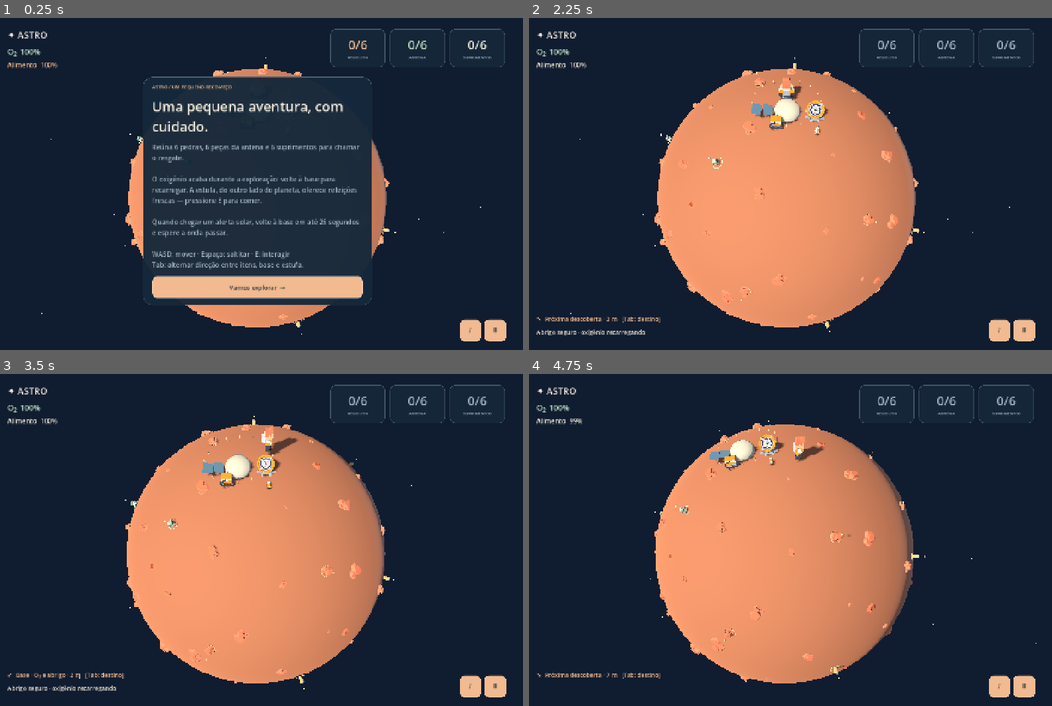
Above: before the commit, frames 1-4 (two rows, left to right).
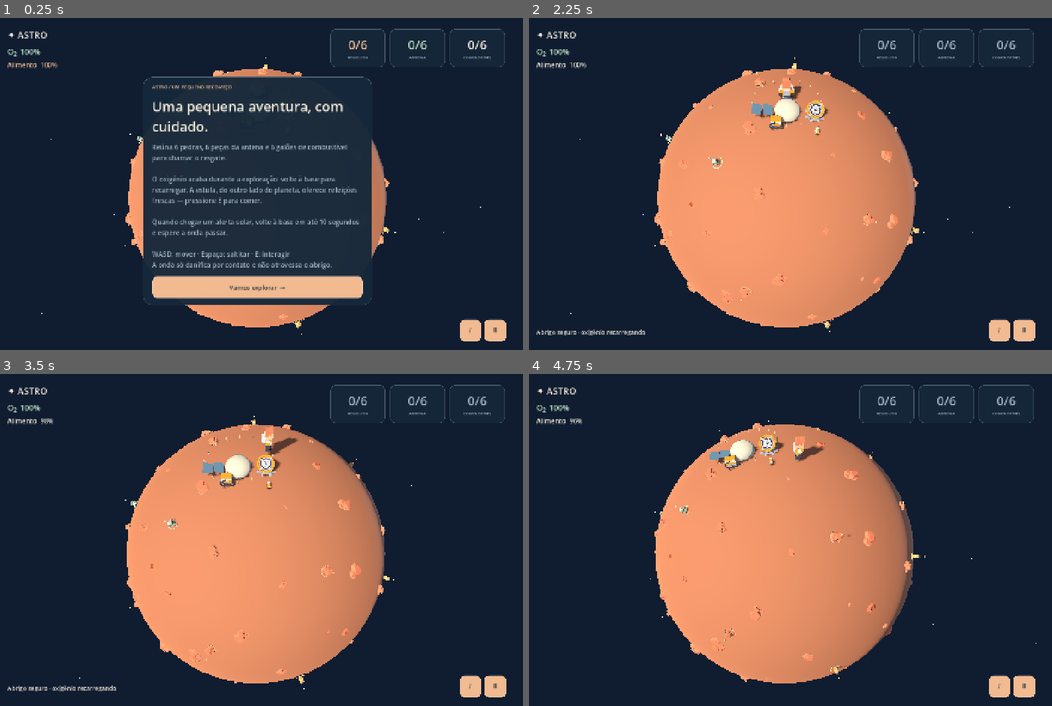
Above: after the commit, the same moments.

Repository: EduardoFagionatoFonseca/astro-missao-recomeco
Game: Godot game, scene res://scenes/main.tscn
Two runs of this game, one before a commit and one after it. Both use one fixed random seed, a clock stepped at 60 frames per second and the inputs below.
Inputs:
- Up to frame 1 (0.25 s): no input
- Up to frame 2 (2.25 s): click "Ⅱ" at 0.5 s; click "♪" at 1.25 s; click "Vamos explorar →" at 2 s
- Up to frame 3 (3.5 s): tap Enter at 2.75 s; hold D from 2.78 s (still down); tap Tab at 2.85 s; tap Space at 3.02 s
- Up to frame 4 (4.75 s): release D at 3.53 s; hold S 3.53-4.28 s; tap Tab at 3.6, 4.55 s; tap Space at 3.77 s; hold D from 4.28 s (still down); hold Shift from 4.28 s (still down)

The runs differ from the first frame. In frame 1, 0.6% of the frame differs, in the area x 29-95%, y 11-94%; in frame 2, 0.3%; in frame 3, 0.3%; in frame 4, 0.3%.

Commit message:
Add contact-only solar wave, faster survival depletion, original music, warning audio and rescue fuel

Diff:
--- a/scripts/main.gd
+++ b/scripts/main.gd
@@ -3,6 +3,13 @@
 
 const R := 12.0
 const TOTAL := 18
+const OXYGEN_RATE := 3.4
+const FOOD_RATE := 1.8
+const SOLAR_WARNING := 10.0
+const SOLAR_DURATION := 10.0
+const SOLAR_INTERVAL := 45.0
+const WAVE_HALF_WIDTH := 0.055
+const SHELTER_RADIUS := 3.1
 const CREAM := Color("f0e9d9")
 const MUTED := Color("a3b7c4")
 const PEACH := Color("f2ba90")
@@ -33,7 +40,6 @@
 var pause_panel: PanelContainer
 var counts: Array[Label] = []
 var tip_label: Label
-var compass_label: Label
 var toast_label: Label
 var toast_time := 0.0
 var music: AudioStreamPlayer
@@ -50,18 +56,25 @@
 var garden_normal := Vector3(0.9, -0.15, -0.5).normalized()
 var solar_clock := 0.0
 var solar_phase := "calm"
-var solar_remaining := 70.0
+var solar_remaining := SOLAR_INTERVAL
 var oxygen_label: Label
 var food_label: Label
 var solar_label: Label
-var navigation := 0
 var rescues := 0
 var solar_wave: MeshInstance3D
+var wave_hit := false
+var alert_audio: AudioStreamPlayer
+var wave_audio: AudioStreamPlayer
+var oxygen_low := false
+var food_low := false
+var oxygen_critical := false
+var food_critical := false
+var vital_alert: Label
 
 func _ready() -> void:
 	rng.seed = 60318
 	auto_check = "--smoke-test" in OS.get_cmdline_user_args()
-	capture = "--capture" in OS.get_cmdline_user_args() or "--capture-intro" in OS.get_cmdline_user_args()
+	capture = "--capture" in OS.get_cmdline_user_args() or "--capture-intro" in OS.get_cmdline_user_args() or "--capture-wave" in OS.get_cmdline_user_args()
 	_build_environment()
 	_build_planet()
 	_build_camp()
@@ -84,6 +97,9 @@
 	_build_audio()
 	if auto_check or (capture and not "--capture-intro" in OS.get_cmdline_user_args()):
 		_start()
+	if "--capture-wave" in OS.get_cmdline_user_args():
+		solar_phase = "active"
+		solar_clock = 6.0
 	if auto_check:
 		_assert_world()
 		_assert_survival()
@@ -214,13 +230,13 @@
 		var n := Vector3(sin(angle) * 0.22, 1.0, cos(angle) * 0.22).normalized()
 		var root := _surface(n)
 		_cylinder(root, 0.045, 0.23, Color("eac49e"), Vector3(0, 0.12, 0))
-	var wave_mesh := TorusMesh.new()
-	wave_mesh.inner_radius = R + 0.05
-	wave_mesh.outer_radius = R + 0.18
-	wave_mesh.rings = 72
-	wave_mesh.ring_segments = 8
-	solar_wave = _mesh(self, wave_mesh, PEACH)
-	solar_wave.material_override = _material(Color("efac76"), 0.5)
+	solar_wave = MeshInstance3D.new()
+	add_child(solar_wave)
+	var wave_material := _material(Color("efac76"), 0.6)
+	wave_material.cull_mode = BaseMaterial3D.CULL_DISABLED
+	wave_material.shading_mode = BaseMaterial3D.SHADING_MODE_UNSHADED
+	solar_wave.material_override = wave_material
+	solar_wave.cast_shadow = GeometryInstance3D.SHADOW_CASTING_SETTING_OFF
 	solar_wave.hide()
 
 func _fibonacci(i: int, count: int) -> Vector3:
@@ -278,8 +294,9 @@
 			_box(visual, Vector3(0.34, 0.42, 0.28), MINT, Vector3(0, 0.23, 0))
 			_box(visual, Vector3(0.36, 0.1, 0.3), Color("607c77"), Vector3(0, 0.28, 0))
 		else:
-			_cylinder(visual, 0.17, 0.46, Color("d9bc84"), Vector3(0, 0.24, 0))
-			_cylinder(visual, 0.12, 0.08, Color("7e9da4"), Vector3(0, 0.5, 0))
+			_box(visual, Vector3(0.35, 0.48, 0.25), Color("e2ad68"), Vector3(0, 0.24, 0))
+			_box(visual, Vector3(0.18, 0.08, 0.17), Color("576d76"), Vector3(0.06, 0.51, 0))
+			_box(visual, Vector3(0.37, 0.08, 0.27), Color("f1d7aa"), Vector3(0, 0.25, 0))
 		var ring_mesh := TorusMesh.new()
 		ring_mesh.inner_radius = 0.38
 		ring_mesh.outer_radius = 0.42
@@ -293,7 +310,8 @@
 func _process(delta: float) -> void:
 	check_time += delta
 	if capture and check_time > 2.0:
-		get_viewport().get_texture().get_image().save_png("res://docs/preview.png")
+		var capture_path := "res://docs/solar-preview.png" if "--capture-wave" in OS.get_cmdline_user_args() else "res://docs/preview.png"
+		get_viewport().get_texture().get_image().save_png(capture_path)
 		get_tree().quit()
 	if auto_check and check_time > 0.4:
 		for i in range(TOTAL):
@@ -373,7 +391,7 @@
 	if near >= 0:
 		var distance := acos(clampf(normal.dot(items[near].normal), -1, 1)) * R
 		if distance < 1.25:
-			tip_label.text = "[ E ] Recolher " + ["pedra de regolito", "peça da antena", "cápsula de suprimentos"][items[near].kind]
+			tip_label.text = "[ E ] Recolher " + ["pedra de regolito", "peça da antena", "galão de combustível"][items[near].kind]
 		else:
 			tip_label.text = "WASD / setas: caminhar   ·   Espaço: saltitar   ·   E: recolher"
 	if ship_landed:
@@ -393,8 +411,6 @@
 	found[item.kind] += 1
 	collected += 1
 	_chime(660.0 + item.kind * 110.0)
-	var messages := ["Regolito guardado. Mais proteção para nosso abrigo.", "Uma peça a mais. O sinal da antena está ficando mais forte.", "Suprimentos encontrados. Podemos esperar o resgate com tranquilidade."]
-	_toast(messages[item.kind])
 	if collected == TOTAL:
 		_begin_rescue()
 
@@ -436,8 +452,6 @@
 			hop_velocity = 2.4
 		if event.physical_keycode == KEY_E:
 			_interact()
-		if event.physical_keycode == KEY_TAB:
-			navigation = (navigation + 1) % 3
 
 func _interact() -> void:
 	if _at_garden() and food < 99.0:
@@ -453,54 +467,117 @@
 		_collect(near)
 
 func _at_camp() -> bool:
-	return normal.dot(camp_normal) > cos(2.7 / R)
+	return normal.dot(camp_normal) > cos(SHELTER_RADIUS / R)
 
 func _at_garden() -> bool:
 	return normal.dot(garden_normal) > cos(2.4 / R)
 
 func _update_survival(delta: float) -> void:
 	if _at_camp():
-		oxygen = minf(100.0, oxygen + delta * 22.0)
-		exposure = maxf(0.0, exposure - delta * 20.0)
+		oxygen = minf(100.0, oxygen + delta * 25.0)
 	else:
-		oxygen = maxf(0.0, oxygen - delta * 1.5)
-	food = maxf(0.0, food - delta * 0.55)
+		oxygen = maxf(0.0, oxygen - delta * OXYGEN_RATE)
+	food = maxf(0.0, food - delta * FOOD_RATE)
+	exposure = maxf(0.0, exposure - delta * 5.0)
+	var previous_clock := solar_clock
 	solar_clock += delta
 	if solar_phase == "calm":
-		solar_remaining = 70.0 - solar_clock
+		solar_remaining = SOLAR_INTERVAL - solar_clock
 		if solar_remaining <= 0.0:
 			solar_phase = "warning"
 			solar_clock = 0.0
-			solar_remaining = 25.0
-			_toast("Alerta solar! Você tem 25 segundos para voltar ao abrigo da base.")
+			solar_remaining = SOLAR_WARNING
+			_play_warning()
 	elif solar_phase == "warning":
-		solar_remaining = 25.0 - solar_clock
+		solar_remaining = SOLAR_WARNING - solar_clock
+		if floori(previous_clock) != floori(solar_clock): _play_warning()
 		if solar_remaining <= 0.0:
 			solar_phase = "active"
 			solar_clock = 0.0
-			solar_remaining = 20.0
-			_toast("Onda de radiação em curso. Permaneça na base até o sinal verde.")
+			solar_remaining = SOLAR_DURATION
+			wave_hit = false
+			if not muted: wave_audio.play()
 	else:
-		solar_remaining = 20.0 - solar_clock
-		if not _at_camp(): exposure = minf(100.0, exposure + delta * 9.0)
+		solar_remaining = SOLAR_DURATION - solar_clock
+		if not wave_hit and _wave_contact(normal, previous_clock, solar_clock):
+			wave_hit = true
+			oxygen = maxf(0, oxygen - 35.0)
+			food = maxf(0, food - 12.0)
+			exposure = 60.0
+			_chime(150)
 		if solar_remaining <= 0.0:
 			solar_phase = "calm"
 			solar_clock = 0.0
-			solar_remaining = 70.0
-			exposure = 0.0
-			_toast("A onda passou. É seguro explorar novamente.")
+			solar_remaining = SOLAR_INTERVAL
+			wave_audio.stop()
 	solar_wave.visible = solar_phase == "active"
-	if solar_wave.visible:
-		var latitude := cos(clampf(solar_clock / 20.0, 0, 1) * PI)
-		solar_wave.position.y = latitude * R
-		var ring_scale := maxf(0.03, sqrt(maxf(0, 1.0 - latitude * latitude)))
-		solar_wave.scale = Vector3(ring_scale, 1, ring_scale)
+	if solar_wave.visible: _draw_wave()
 	if oxygen <= 0.0:
-		_emergency_return("Oxigênio esgotado. O traje levou você de volta ao abrigo.")
+		_emergency_return("Oxigênio esgotado. Retorno de emergência ao abrigo.")
 	elif food <= 0.0:
-		_emergency_return("Você ficou sem energia. Após descansar, visite a estufa para comer.")
-	elif exposure >= 100.0:
-		_emergency_return("Exposição solar alta. Retorno de emergência ao abrigo.")
+		_emergency_return("Alimento esgotado. Visite a estufa após descansar.")
+	_resource_warnings()
+
+func _wave_contact(at: Vector3, from_time: float, to_time: float) -> bool:
+	# Sweep across the actual front, so a fast frame cannot skip a collision.
+	if at.dot(camp_normal) >= cos(SHELTER_RADIUS / R): return false
+	var angle := acos(clampf(at.dot(-camp_normal), -1, 1))
+	var before := clampf(from_time / SOLAR_DURATION, 0, 1) * PI
+	var after := clampf(to_time / SOLAR_DURATION, 0, 1) * PI
+	return angle >= before - WAVE_HALF_WIDTH and angle <= after + WAVE_HALF_WIDTH
+
+func _wave_point(angle: float, azimuth: float) -> Vector3:
+	var axis := -camp_normal
+	var tangent := Vector3.RIGHT.slide(axis).normalized()
+	var bitangent := axis.cross(tangent).normalized()
+	return (axis * cos(angle) + (tangent * cos(azimuth) + bitangent * sin(azimuth)) * sin(angle)).normalized()
+
+func _draw_wave() -> void:
+	# Begins on the opposite hemisphere; the shelter is cut out of the mesh.
+	var angle := clampf(solar_clock / SOLAR_DURATION, 0, 1) * PI
+	var vertices := PackedVector3Array()
+	for i in range(128):
+		var a := TAU * i / 128.0
+		var b := TAU * (i + 1) / 128.0
+		var points := [
+			_wave_point(maxf(0.001, angle - WAVE_HALF_WIDTH), a),
+			_wave_point(minf(PI - 0.001, angle + WAVE_HALF_WIDTH), a),
+			_wave_point(minf(PI - 0.001, angle + WAVE_HALF_WIDTH), b),
+			_wave_point(maxf(0.001, angle - WAVE_HALF_WIDTH), b)]
+		var protected := false
+		for point: Vector3 in points:
+			if point.dot(camp_normal) >= cos((SHELTER_RADIUS + 0.15) / R): protected = true
+		if protected: continue
+		for index in [0, 1, 2, 0, 2, 3]: vertices.append(points[index] * (R + 0.09))
+	if vertices.is_empty():
+		solar_wave.mesh = null
+		return
+	var arrays := []
+	arrays.resize(Mesh.ARRAY_MAX)
+	arrays[Mesh.ARRAY_VERTEX] = vertices
+	var mesh := ArrayMesh.new()
+	mesh.add_surface_from_arrays(Mesh.PRIMITIVE_TRIANGLES, arrays)
+	solar_wave.mesh = mesh
+
+func _resource_warnings() -> void:
+	if oxygen <= 35.0 and not oxygen_low:
+		oxygen_low = true
+		_play_warning()
+	if food <= 30.0 and not food_low:
+		food_low = true
+		_play_warning()
+	if oxygen <= 15.0 and not oxygen_critical:
+		oxygen_critical = true
+		_play_warning()
+	if food <= 15.0 and not food_critical:
+		food_critical = true
+		_play_warning()
+	if oxygen > 40.0:
+		oxygen_low = false
+		oxygen_critical = false
+	if food > 40.0:
+		food_low = false
+		food_critical = false
 
 func _emergency_return(reason: String) -> void:
 	rescues += 1
@@ -589,7 +666,7 @@
 	objectives.position = Vector2(917, 30)
 	objectives.add_theme_constant_override("separation", 12)
 	root.add_child(objectives)
-	var names := ["REGOLITO", "ANTENA", "SUPRIMENTOS"]
+	var names := ["REGOLITO", "ANTENA", "COMBUSTÍVEL"]
 	for i in range(3):
 		var card := PanelContainer.new()
 		card.custom_minimum_size = Vector2(150, 100)
@@ -610,9 +687,11 @@
 	solar_label.horizontal_alignment = HORIZONTAL_ALIGNMENT_CENTER
 	solar_label.autowrap_mode = TextServer.AUTOWRAP_WORD_SMART
 	root.add_child(solar_label)
-	compass_label = _label("", 16, PEACH)
-	compass_label.position = Vector2(42, 804)
-	root.add_child(compass_label)
+	vital_alert = _label("", 18, PEACH)
+	vital_alert.position = Vector2(42, 155)
+	vital_alert.size = Vector2(290, 90)
+	vital_alert.autowrap_mode = TextServer.AUTOWRAP_WORD_SMART
+	root.add_child(vital_alert)
 	tip_label = _label("", 16, CREAM)
 	tip_label.position = Vector2(42, 840)
 	root.add_child(tip_label)
@@ -630,9 +709,9 @@
 	mute_button.position = Vector2(1268, 817)
 	mute_button.custom_minimum_size.x = 54
 	root.add_child(mute_button)
-	intro = _modal("Uma pequena aventura, com cuidado.", "Reúna 6 pedras, 6 peças da antena e 6 suprimentos para chamar o resgate.\n\nO oxigênio acaba durante a exploração: volte à base para recarregar. A estufa, do outro lado do planeta, oferece refeições frescas — pressione E para comer.\n\nQuando chegar um alerta solar, volte à base em até 25 segundos e espere a onda passar.\n\nWASD: mover · Espaço: saltitar · E: interagir\nTab: alternar direção entre itens, base e estufa.")
+	intro = _modal("Uma pequena aventura, com cuidado.", "Reúna 6 pedras, 6 peças da antena e 6 galões de combustível para chamar o resgate.\n\nO oxigênio acaba durante a exploração: volte à base para recarregar. A estufa, do outro lado do planeta, oferece refeições frescas — pressione E para comer.\n\nQuando chegar um alerta solar, volte à base em até 10 segundos e espere a onda passar.\n\nWASD: mover · Espaço: saltitar · E: interagir\nA onda só danifica por contato e não atravessa o abrigo.")
 	intro.get_child(0).add_child(_button("Vamos explorar  →", _start))
-	pause_panel = _modal("Uma pausa entre as estrelas.", "WASD ou setas: caminhar\nEspaço: saltitar · E: recolher, comer ou embarcar\nTab: apontar para itens, base ou estufa\nShift: andar mais rápido · Esc: pausar\n\nA base repõe oxigênio e protege da radiação.\nA estufa fornece alimentos, mas não é um abrigo solar.")
+	pause_panel = _modal("Uma pausa entre as estrelas.", "WASD ou setas: caminhar\nEspaço: saltitar · E: recolher, comer ou embarcar\nOxigênio: cerca de 29 s fora da base · comida: cerca de 56 s\nShift: andar mais rápido · Esc: pausar\n\nA base repõe oxigênio e bloqueia a onda de radiação.\nA estufa fornece alimentos, mas não é um abrigo solar.")
 	pause_panel.get_child(0).add_child(_button("Continuar explorando  →", _toggle_pause))
 	pause_panel.hide()
 	ending = _modal("Toda pequena descoberta conta.", "Você reuniu materiais para o resgate e cuidou das reservas do traje.\n\nOxigênio exige planejamento de ida e volta. Alimentos sustentam a exploração. Um abrigo adequado protege da radiação.\n\nSua viagem de volta para casa começa agora.")
@@ -647,6 +726,9 @@
 	if not playing or won: return
 	paused = not paused
 	pause_panel.visible = paused
+	music.stream_paused = paused
+	wave_audio.stream_paused = paused
+	alert_audio.stream_paused = paused
 
 func _update_hud(delta: float) -> void:
 	for i in range(3):
@@ -656,42 +738,29 @@
 	food_label.text = "Alimento  " + str(ceili(food)) + "%"
 	oxygen_label.add_theme_color_override("font_color", PEACH if oxygen < 35 else MINT)
 	food_label.add_theme_color_override("font_color", PEACH if food < 30 else CREAM)
+	var warnings := PackedStringArray()
+	if oxygen <= 35: warnings.append("O₂ baixo! Volte à base.")
+	if food <= 30: warnings.append("Fome! Coma na estufa.")
+	if exposure > 0: warnings.append("Onda atingiu o traje: −35 O₂")
+	vital_alert.text = "\n".join(warnings)
+	if oxygen <= 15 or food <= 15:
+		vital_alert.modulate.a = 0.65 + 0.35 * sin(elapsed * 7.0)
+	else: vital_alert.modulate.a = 1.0
 	solar_label.text = ""
 	if solar_phase == "warning":
 		solar_label.text = "☼ ALERTA SOLAR · " + str(ceili(solar_remaining)) + " s para buscar abrigo"
 	elif solar_phase == "active":
-		solar_label.text = ("☼ PROTEGIDO NA BASE" if _at_camp() else "☼ RADIAÇÃO · VOLTE À BASE") + " · " + str(ceili(solar_remaining)) + " s"
+		solar_label.text = ("☼ ABRIGO PROTEGIDO" if _at_camp() else "☼ ONDA SOLAR · EVITE CONTATO") + " · " + str(ceili(solar_remaining)) + " s"
 	toast_time = maxf(0, toast_time - delta)
 	toast_label.modulate.a = minf(1.0, toast_time)
-	var near := _nearest()
-	var target := Vector3.ZERO
-	var target_name := "Próxima descoberta"
-	if near >= 0: target = items[near].normal
-	if navigation == 1 or oxygen < 35 or solar_phase != "calm":
-		target = camp_normal
-		target_name = "Base · O₂ e abrigo"
-	elif navigation == 2 or food < 30:
-		target = garden_normal
-		target_name = "Estufa · alimento"
-	if ship != null and solar_phase == "calm" and oxygen >= 35:
-		target = ship_normal
-		target_name = "Nave de resgate"
-	if target != Vector3.ZERO:
-		var direction: Vector3 = target.slide(normal).normalized()
-		var right := camera.global_basis.x.slide(normal).normalized()
-		var up := camera.global_basis.y.slide(normal).normalized()
-		var angle := rad_to_deg(atan2(direction.dot(right), direction.dot(up)))
-		var arrows := ["↑", "↗", "→", "↘", "↓", "↙", "←", "↖"]
-		var arrow_index := posmod(roundi(angle / 45.0), 8)
-		var distance := acos(clampf(normal.dot(target), -1, 1)) * R
-		compass_label.text = arrows[arrow_index] + "  " + target_name + " · " + str(roundi(distance)) + " m   [Tab: destino]"
-
 func _toast(message: String) -> void:
 	toast_label.text = message
 	toast_time = 5.0
 
 func _finish() -> void:
 	won = true
+	wave_audio.stop()
+	alert_audio.stop()
 	avatar.visible = false
 	ending.show()
 	_chime(1046.5)
@@ -703,25 +772,62 @@
 	var duration := 16
 	var data := PackedByteArray()
 	data.resize(rate * duration * 2)
-	var notes := [130.81, 164.81, 196.0, 261.63]
+	# Original 32-note melody, soft bass and bell harmonics; no third-party audio.
+	var melody := [72, 76, 79, 76, 74, 72, 67, 69, 72, 76, 79, 83, 81, 79, 76, 74, 69, 72, 76, 79, 77, 76, 72, 69, 67, 71, 74, 79, 76, 74, 72, 67]
+	var bass := [48, 45, 53, 43]
 	for i in range(rate * duration):
 		var t := float(i) / rate
-		var wave := 0.0
-		for n in notes:
-			wave += sin(TAU * n * t) * (0.6 + 0.4 * sin(TAU * t / 8.0))
-		var envelope := pow(sin(PI * t / duration), 2.0)
-		data.encode_s16(i * 2, int(wave * envelope * 340))
-	var stream := AudioStreamWAV.new()
-	stream.format = AudioStreamWAV.FORMAT_16_BITS
-	stream.mix_rate = rate
-	stream.data = data
-	stream.loop_mode = AudioStreamWAV.LOOP_FORWARD
-	stream.loop_end = rate * duration
-	music.stream = stream
+		var beat := int(t * 2.0) % 32
+		var local := fmod(t, 0.5)
+		var frequency := 440.0 * pow(2.0, (melody[beat] - 69.0) / 12.0)
+		var envelope := (1.0 - exp(-local * 90.0)) * exp(-local * 6.0)
+		var bell := (sin(TAU * frequency * local) + 0.25 * sin(TAU * frequency * 2 * local)) * envelope
+		var low := 440.0 * pow(2.0, (bass[int(t / 4) % 4] - 69.0) / 12.0)
+		var pad_envelope := pow(sin(PI * t / duration), 2.0)
+		var wave := bell * 0.38 + sin(TAU * low * t) * pad_envelope * 0.13
+		data.encode_s16(i * 2, int(wave * 12500))
+	music.stream = _audio_stream(data, true)
 	music.volume_db = -10
 	music.play()
 	sound = AudioStreamPlayer.new()
 	add_child(sound)
+	alert_audio = AudioStreamPlayer.new()
+	add_child(alert_audio)
+	var alarm := PackedByteArray()
+	alarm.resize(11025 * 2)
+	for i in range(11025):
+		var t := float(i) / rate
+		var f := 740.0 if t < 0.22 else 990.0
+		var envelope := minf(1.0, t * 80) * minf(1.0, (0.5 - t) * 40)
+		alarm.encode_s16(i * 2, int(sin(TAU * f * t) * envelope * 4200))
+	alert_audio.stream = _audio_stream(alarm)
+	wave_audio = AudioStreamPlayer.new()
+	add_child(wave_audio)
+	var rumble := PackedByteArray()
+	rumble.resize(rate * 2 * 2)
+	var filtered := 0.0
+	for i in range(rate * 2):
+		var t := float(i) / rate
+		var noise := sin(i * 127.1) * sin(i * 311.7)
+		filtered = filtered * 0.94 + noise * 0.06
+		var envelope := pow(sin(PI * t / 2.0), 2.0)
+		var wave := (filtered * 0.6 + sin(TAU * 65 * t) * 0.15 + sin(TAU * 97 * t) * 0.1) * envelope
+		rumble.encode_s16(i * 2, int(wave * 12000))
+	wave_audio.stream = _audio_stream(rumble, true)
+	wave_audio.volume_db = -5
+
+func _audio_stream(data: PackedByteArray, loop := false) -> AudioStreamWAV:
+	var stream := AudioStreamWAV.new()
+	stream.format = AudioStreamWAV.FORMAT_16_BITS
+	stream.mix_rate = 22050
+	stream.data = data
+	if loop:
+		stream.loop_mode = AudioStreamWAV.LOOP_FORWARD
+		stream.loop_end = data.size() / 2
+	return stream
+
+func _play_warning() -> void:
+	if alert_audio != null and not muted: alert_audio.play()
 
 func _chime(frequency: float) -> void:
 	if sound == null or muted: return
@@ -742,6 +848,10 @@
 func _mute() -> void:
 	muted = not muted
 	music.volume_db = -80 if muted else -10
+	wave_audio.volume_db = -80 if muted else -5
+	alert_audio.volume_db = -80 if muted else 0
+	sound.volume_db = -80 if muted else 0
+	if not muted and solar_phase == "active" and not wave_audio.playing: wave_audio.play()
 
 func _assert_world() -> void:
 	assert(items.size() == TOTAL)
@@ -784,32 +894,54 @@
 	oxygen = 100
 	food = 100
 	_update_survival(10)
-	assert(oxygen == 85.0)
-	assert(food < 100.0)
+	assert(is_equal_approx(oxygen, 66.0))
+	assert(is_equal_approx(food, 82.0))
 	normal = camp_normal
-	_update_survival(1)
+	_update_survival(2)
 	assert(oxygen == 100.0)
 	normal = garden_normal
 	food = 20
 	_interact()
 	assert(food == 100.0)
-	solar_clock = 69.9
+	solar_clock = SOLAR_INTERVAL - 0.1
 	solar_phase = "calm"
 	_update_survival(0.2)
-	assert(solar_phase == "warning")
-	solar_clock = 24.9
+	assert(solar_phase == "warning" and solar_remaining == 10.0)
+	solar_clock = 9.9
 	_update_survival(0.2)
-	assert(solar_phase == "active")
-	exposure = 0
-	normal = Vector3.DOWN
-	_update_survival(1)
-	assert(exposure > 0)
+	assert(solar_phase == "active" and solar_remaining == 10.0)
+	assert(wave_audio.playing)
+	var contact_normal := _wave_point(PI / 2, 0)
+	assert(_wave_contact(contact_normal, 4.9, 5.1))
+	assert(not _wave_contact(contact_normal, 0, 1))
+	assert(not _wave_contact(camp_normal, 0, 10))
+	assert(not _wave_contact(_wave_point(PI - 0.1, 0), 0, 10))
+	normal = contact_normal
+	oxygen = 100
+	food = 100
+	wave_hit = false
+	solar_clock = 1.0
+	_update_survival(0.1)
+	assert(not wave_hit and oxygen > 99.0)
+	solar_clock = 4.95
+	_update_survival(0.1)
+	assert(wave_hit and oxygen < 65.0)
+	var after_hit := oxygen
+	_update_survival(0.1)
+	assert(oxygen > after_hit - 1.0)
 	normal = camp_normal
-	_update_survival(1)
-	assert(exposure == 0.0)
-	solar_clock = 19.9
+	oxygen = 100
+	wave_hit = false
+	solar_clock = 9.0
+	_update_survival(0.5)
+	assert(not wave_hit and oxygen == 100.0)
+	if solar_wave.mesh != null:
+		var mesh_vertices: PackedVector3Array = solar_wave.mesh.surface_get_arrays(0)[Mesh.ARRAY_VERTEX]
+		for vertex in mesh_vertices:
+			assert(vertex.normalized().dot(camp_normal) < cos(SHELTER_RADIUS / R))
+	solar_clock = 9.9
 	_update_survival(0.2)
-	assert(solar_phase == "calm")
+	assert(solar_phase == "calm" and not wave_audio.playing)
 	normal = Vector3.DOWN
 	oxygen = 0.01
 	var before := collected
@@ -818,12 +950,18 @@
 	food = 0.01
 	_update_survival(0.1)
 	assert(food >= 35.0)
-	assert(not _at_garden())
+	oxygen = 14
+	food = 14
+	_resource_warnings()
+	assert(oxygen_low and food_low and oxygen_critical and food_critical)
 	food = 100
 	oxygen = 100
 	exposure = 0
 	solar_clock = 0
 	solar_phase = "calm"
-	solar_remaining = 70
+	solar_remaining = SOLAR_INTERVAL
 	toast_time = 0
-	print("PASS: camera-relative movement and facing in four directions; oxygen, meals, solar warning, exposure, shelter and emergency return")
+	wave_audio.stop()
+	alert_audio.stop()
+	_resource_warnings()
+	print("PASS: fast resource depletion, refill, food, 10-second warning/wave, contact-only swept collision, shelter mesh exclusion, single hit, alert sounds and emergency return")
Not shown, changed: README.md
Not shown, added: docs/AUDIO.md
Not shown, changed: docs/VALIDATION.md
